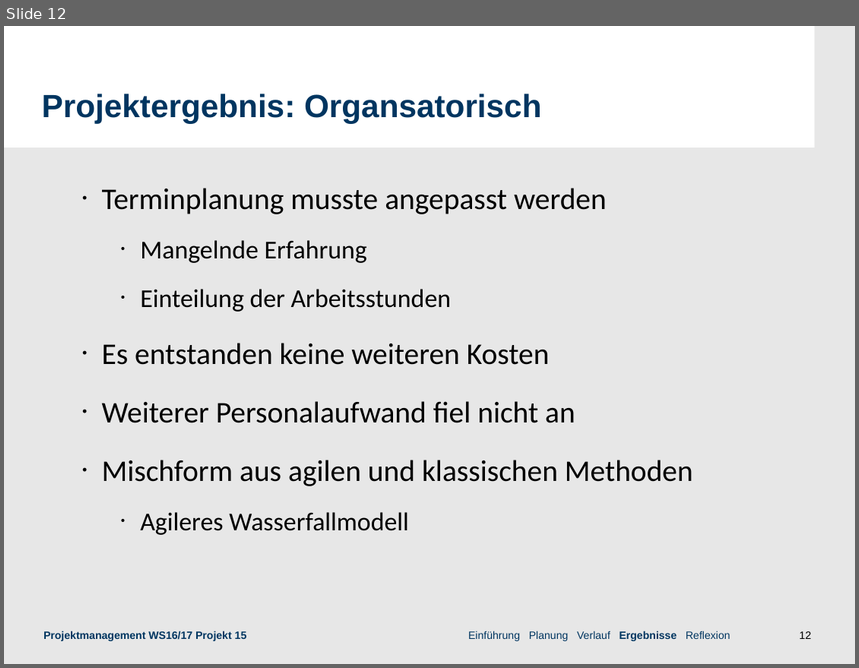
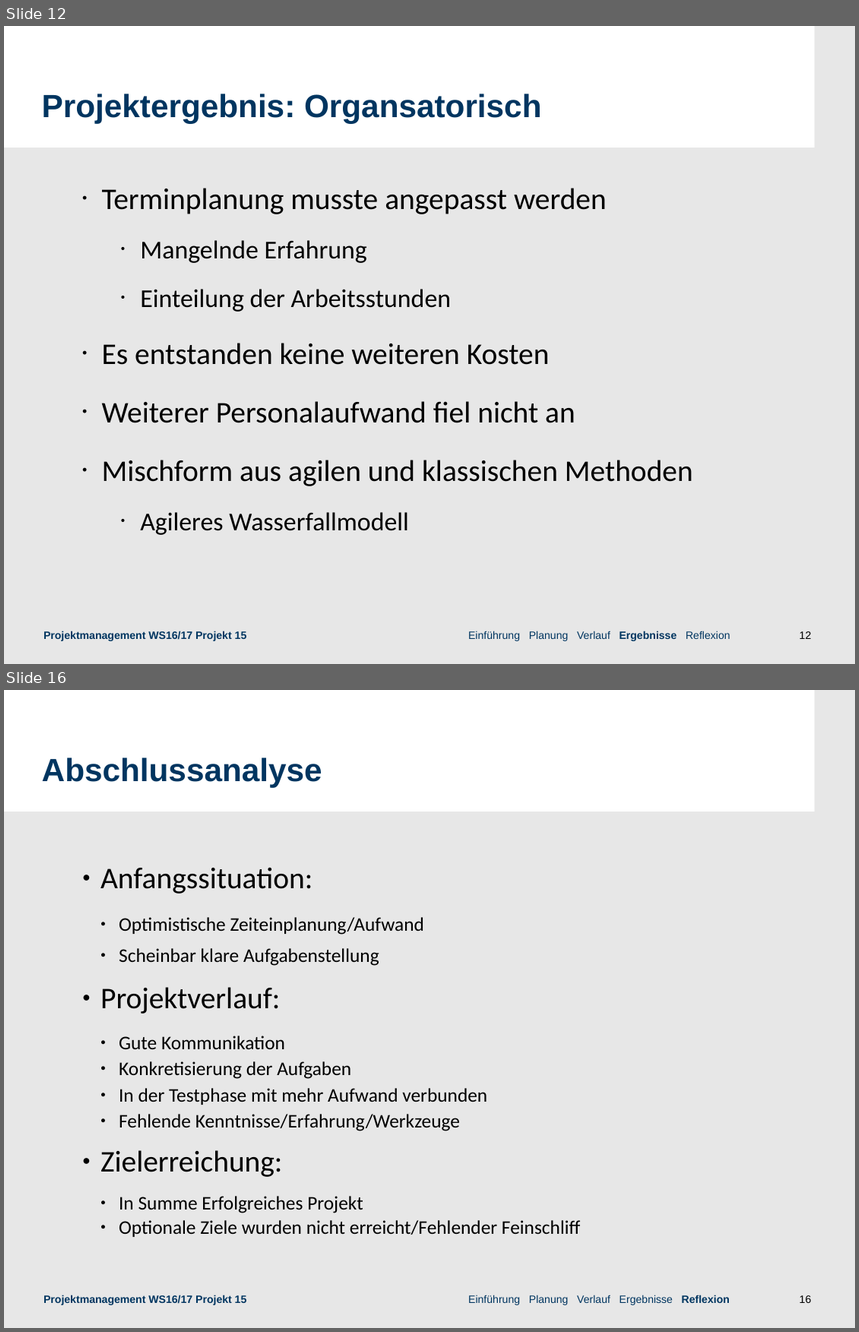
Before and after one commit to roku6/3D-Modelle, a slide deck: concepts/Praesentation/präsi_Projekt_Neu.odp. Shown one above the other, each under a label of ours: slide 12 before the commit, slides 12 and 16 after it; the slides between them are not shown. The pictures are 859x668 and 859x1332 pixels, drawn with LibreOffice and Linux fonts; fonts in the diff are those of the drawing; background and template pictures are left out. Boxes give left, top, right and bottom in pixels: in the first picture for what was removed or moved away, otherwise in the second. Text is boxed around its words. In the diff, an @@ line names an element or a change of style, - is before the commit and + after.

```diff
--- a/concepts/Praesentation/präsi_Projekt_Neu.odp
+++ b/concepts/Praesentation/präsi_Projekt_Neu.odp
@@ slide 16 added at (4,690,855,1328), background #E7E7E7; not listed: 2 template elements that a slide beside it also shows @@
@@ text added at (42,758,322,788), 30 pt, text #003560, bold @@
+Abschlussanalyse
@@ text added at (101,867,580,1237), 18 pt, text #000000 @@
+● Anfangssituation:
+  ● Optimistische Zeiteinplanung/Aufwand
+  ● Scheinbar klare Aufgabenstellung
+● Projektverlauf:
+  ● Gute Kommunikation
+  ● Konkretisierung der Aufgaben
+  ● In der Testphase mit mehr Aufwand verbunden
+  ● Fehlende Kenntnisse/Erfahrung/Werkzeuge
+● Zielerreichung:
+  ● In Summe Erfolgreiches Projekt
+  ● Optionale Ziele wurden nicht erreicht/Fehlender Feinschliff
@@ text added at (44,1295,730,1306), 10 pt, text #003560, bold @@
+Projektmanagement WS16/17 Projekt 15 Einführung Planung Verlauf Ergebnisse Reflexion
```
Also in this commit, not shown: 2 slides changed, 2 other slides added.
